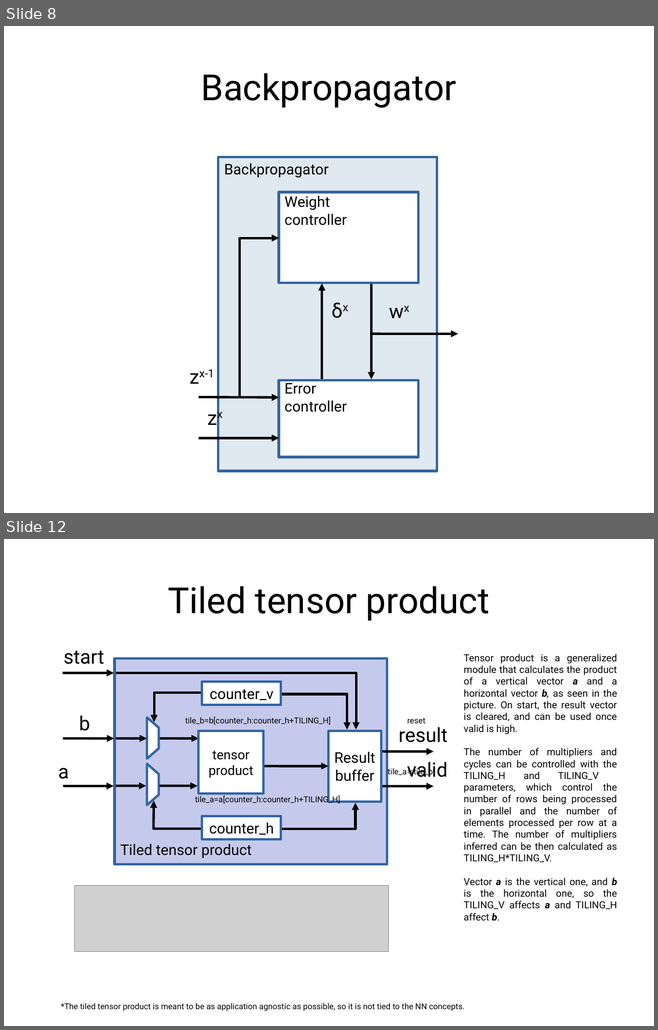
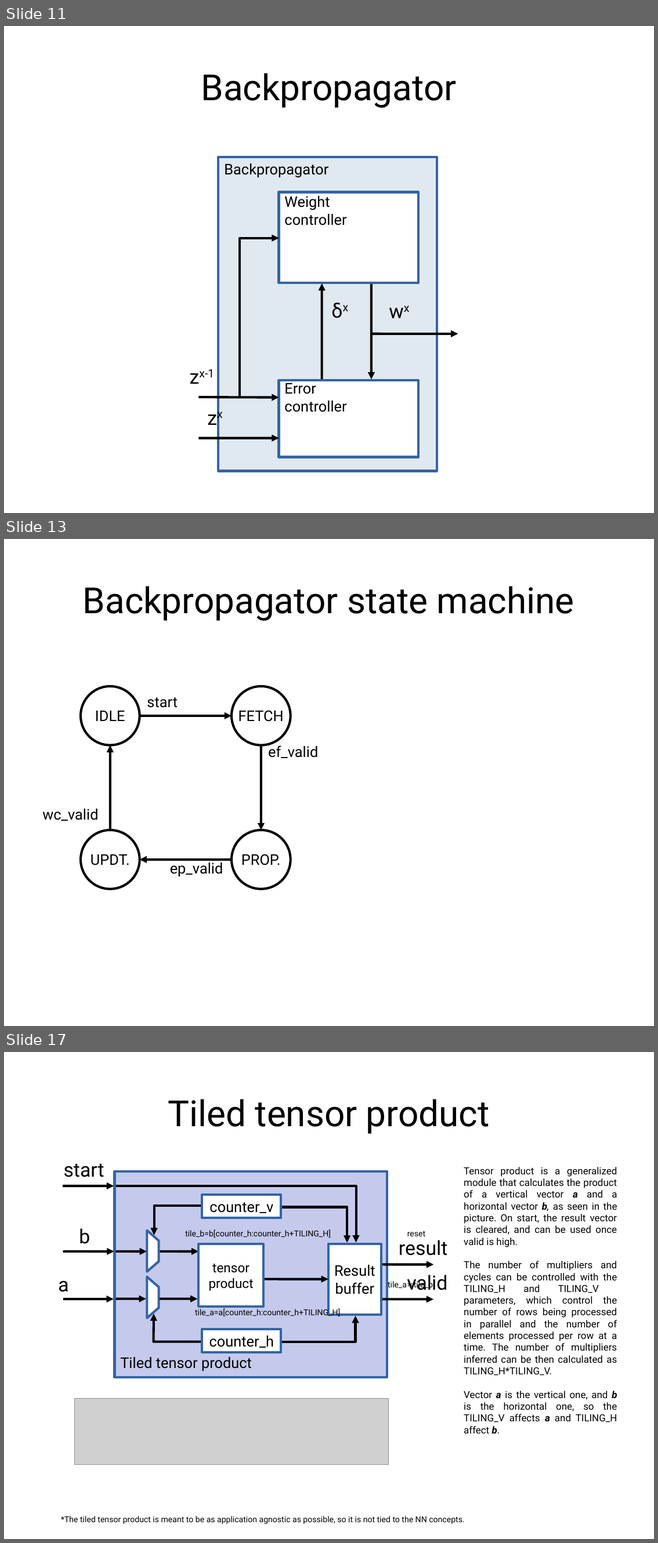
Before and after one commit to MihailoIsakov/layer_multiplex_nn, a slide deck: backpropagation/docs/doc.odp. Shown one above the other, each under a label of ours: slides 8 and 12 before the commit, slides 11, 13 and 17 after it; the slides between them are not shown. The pictures are 658x1030 and 658x1543 pixels, drawn with LibreOffice and Linux fonts; fonts in the diff are those of the drawing; grey boxes stand for pictures. Boxes give left, top, right and bottom in pixels: in the first picture for what was removed or moved away, otherwise in the second. Text is boxed around its words. In the diff, an @@ line names an element or a change of style, - is before the commit and + after.

```diff
--- a/backpropagation/docs/doc.odp
+++ b/backpropagation/docs/doc.odp
@@ slide 13 added at (4,539,654,1026), background #FFFFFF @@
@@ title added at (83,586,574,621), 44 pt, text #000000 @@
+Backpropagator state machine
@@ ellipse added at (81,686,140,745), fill #FFFFFF, outline #000000 2.89 pt, 18 pt, text #000000 @@
+IDLE
@@ ellipse added at (231,686,291,745), fill #FFFFFF, outline #000000 2.89 pt, 18 pt, text #000000 @@
+FETCH
@@ text added at (147,697,177,708), 18 pt, text #000000 @@
+start
@@ arrow added from (140, 716) to (231, 716), #000000 2.89 pt @@
@@ arrow added from (110, 830) to (110, 745), #000000 2.89 pt @@
@@ arrow added from (261, 745) to (261, 830), #000000 2.89 pt @@
@@ text added at (268,744,318,758), 18 pt, text #000000 @@
+ef_valid
@@ text added at (42,809,98,821), 18 pt, text #000000 @@
+wc_valid
@@ ellipse added at (81,830,140,889), fill #FFFFFF, outline #000000 2.89 pt, 18 pt, text #000000 @@
+UPDT.
@@ ellipse added at (231,830,291,889), fill #FFFFFF, outline #000000 2.89 pt, 18 pt, text #000000 @@
+PROP.
@@ arrow added from (231, 860) to (140, 860), #000000 2.89 pt @@
@@ text added at (170,860,223,877), 18 pt, text #000000 @@
+ep_valid
@@ what was slide 8 is now slide 11 @@
@@ what was slide 12 is now slide 17 @@
```
Also in this commit, not shown: 8 slides changed, 4 other slides added.
